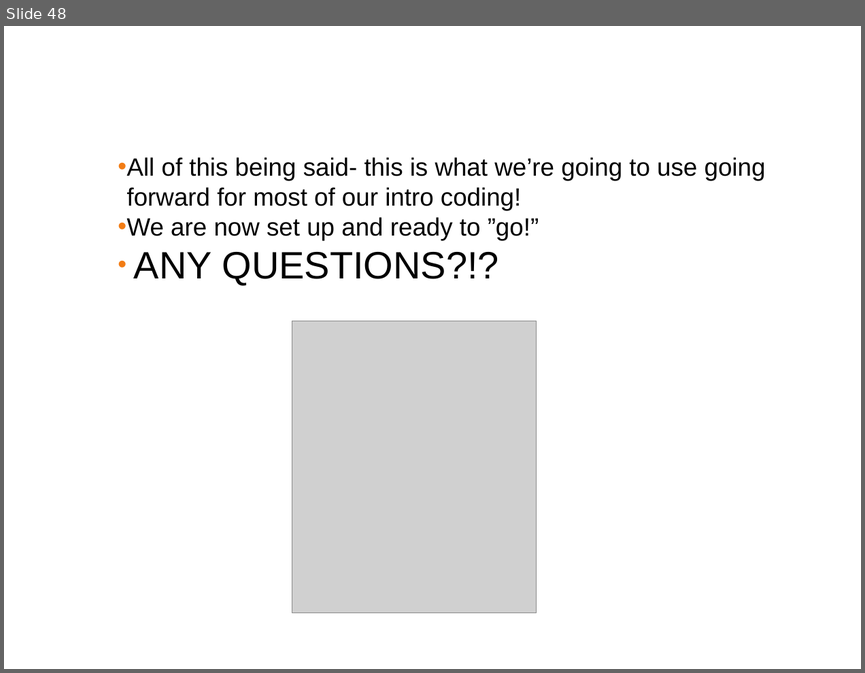
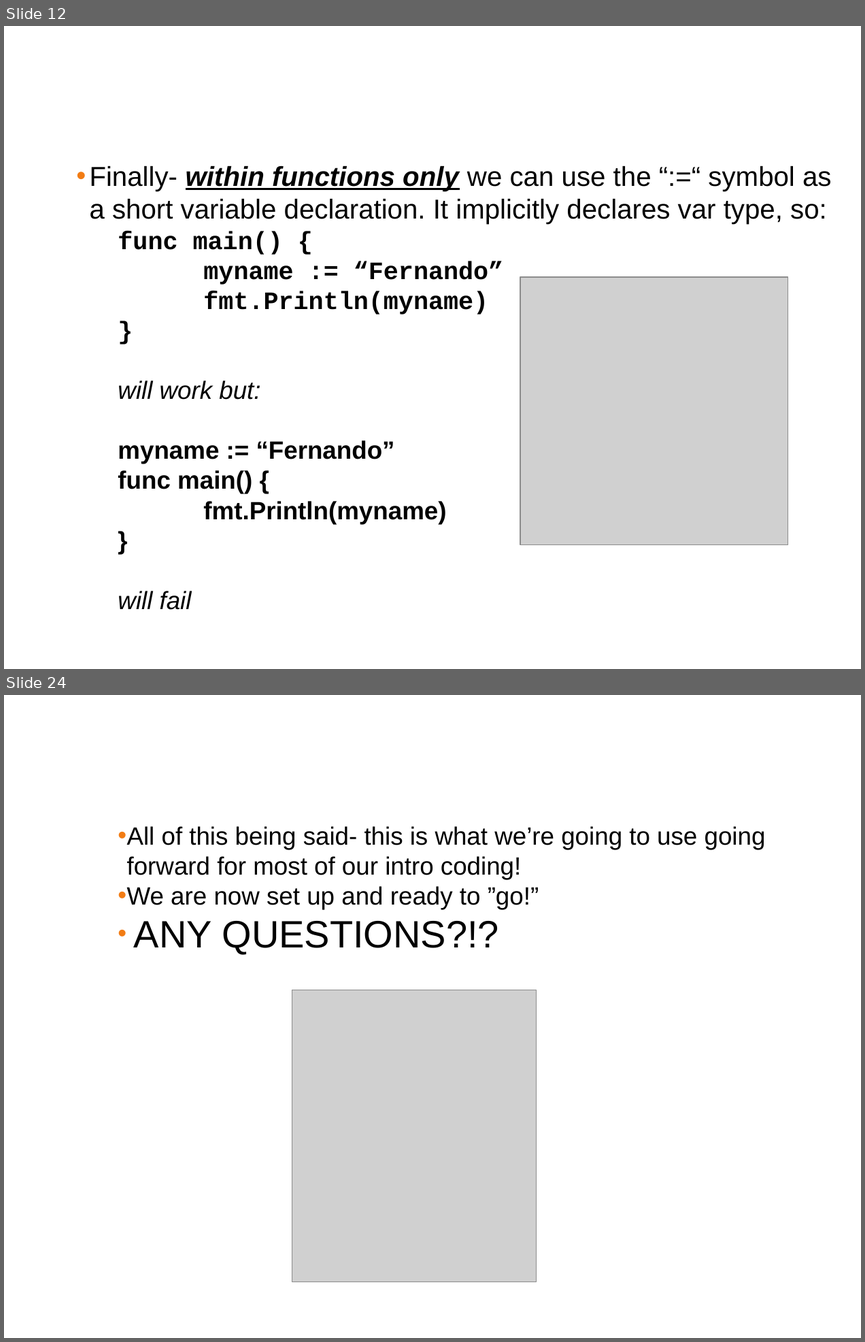
Before and after one commit to ferninphilly/golang_vmware, a slide deck: Module_Two/presentations/module_2_presentation.pptx. Shown one above the other, each under a label of ours: slide 48 before the commit, slides 12 and 24 after it; the slides between them are not shown. The pictures are 865x673 and 865x1342 pixels, drawn with LibreOffice and Linux fonts; fonts in the diff are those of the drawing; grey boxes stand for pictures; background and template pictures are left out. Boxes give left, top, right and bottom in pixels: in the first picture for what was removed or moved away, otherwise in the second. Text is boxed around its words. In the diff, an @@ line names an element or a change of style, - is before the commit and + after.

```diff
--- a/Module_Two/presentations/module_2_presentation.pptx
+++ b/Module_Two/presentations/module_2_presentation.pptx
@@ slide 12 added at box(4, 26, 861, 669), background #FFFFFF @@
@@ title added at box(11, 40, 853, 103), 38 pt, text #FFFFFF @@
+Golang Variable scope
@@ text added at box(90, 166, 831, 609), 21 pt, text #000000, bold @@
+  • Finally- within functions only we can use the “:=“ symbol as a short variable declaration. It implicitly declares var type, so:
+    func main() {
+    myname := “Fernando”
+    fmt.Println(myname)
+    }
+    will work but:
+    myname := “Fernando”
+    func main() {
+    fmt.Println(myname)
+    }
+    will fail
@@ picture added at box(521, 277, 788, 544) @@
@@ what was slide 48 is now slide 24 @@
```
Also in this commit, not shown: 2 slides changed, 12 other slides added, 37 slides removed, 2 other files.
